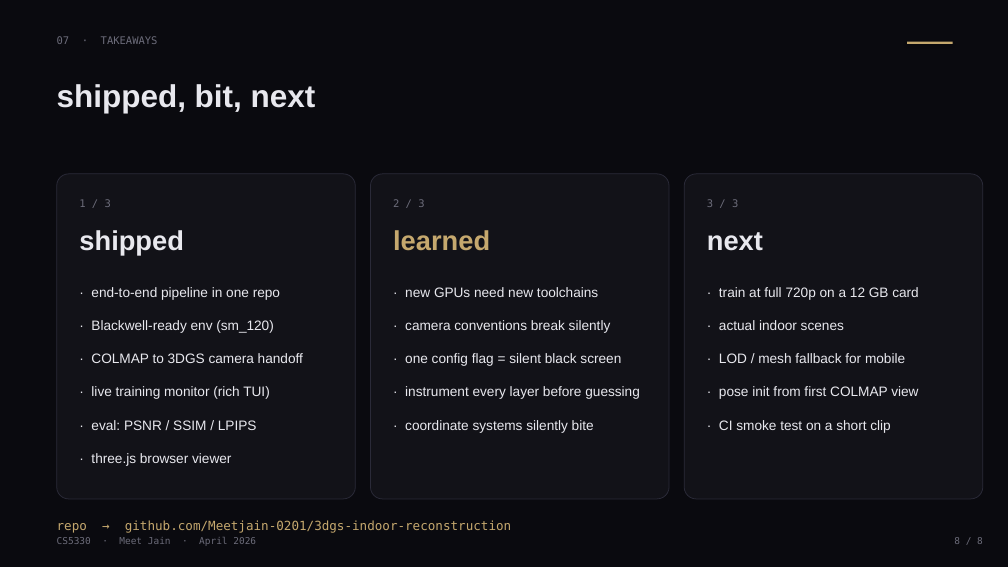
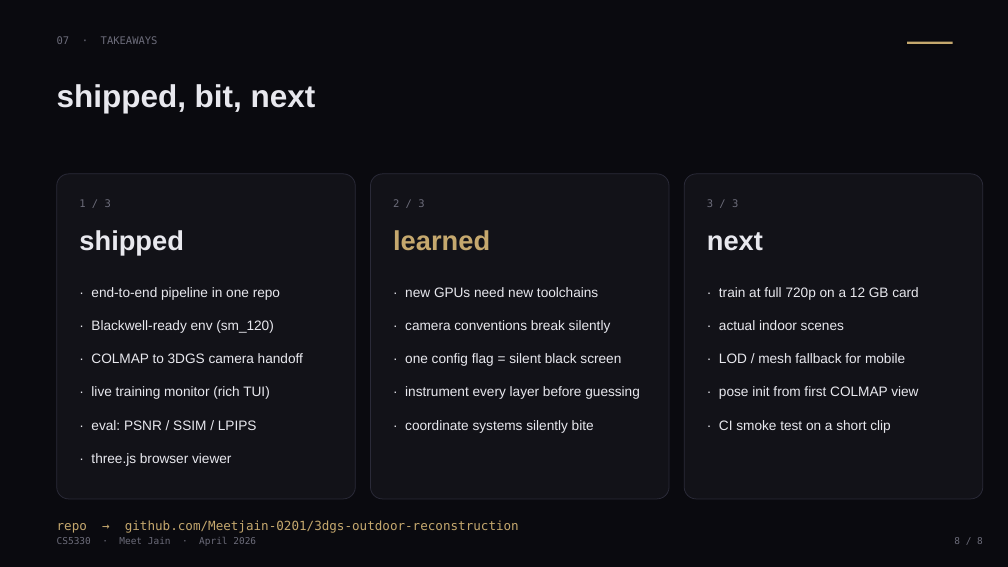
Before and after one commit to Meetjain-0201/3dgs-indoor-reconstruction, a slide deck: slide 8 of docs/CS5330_final_presentation.pptx. Drawn at 1008x567 pixels with LibreOffice and Linux fonts; fonts in the diff are those of the drawing. Boxes give left, top, right and bottom in pixels: in the first picture for what was removed or moved away, otherwise in the second. Text is boxed around its words. In the diff, an @@ line names an element or a change of style, - is before the commit and + after.

Commit message:
deck: sync with outdoor rename (title, repo urls)

```diff
--- a/docs/CS5330_final_presentation.pptx
+++ b/docs/CS5330_final_presentation.pptx
@@ text at [57, 520, 519, 533]: text changed @@
-repo → github.com/Meetjain-0201/3dgs-indoor-reconstruction
+repo → github.com/Meetjain-0201/3dgs-outdoor-reconstruction
```
Also in this commit, not shown: 1 other slide changed.
